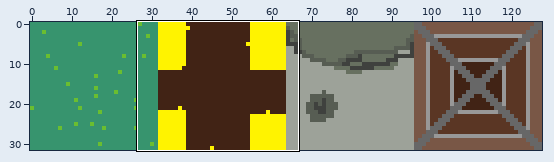
Sprite sheet: gfx/tilemap.png. The first picture is a wide view before the edit; the outline marks the close-up.
Close-up. Before the commit:
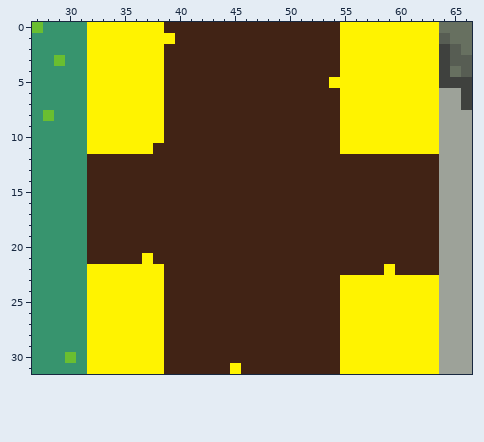
The file is 128x32 pixels. Shown: x 27..66, y 0..31.
Now the later version:
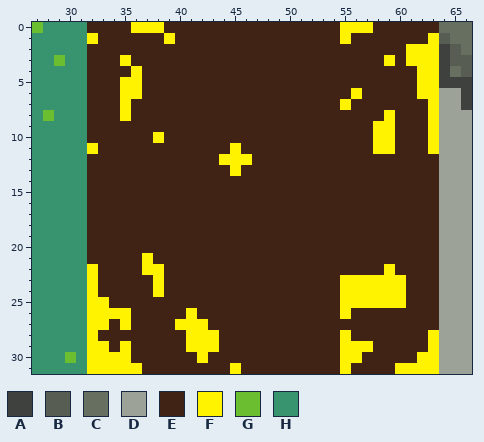
Palette (. is transparent): A #3f413e  B #575d53  C #677060  D #9da299  E #412315  F #fff300  G #6abe30  H #37946e
The edit:
The edit turns colour F into colour E in row 0 at x 32 to 35 and 58 to 63; in row 1 at x 33 to 38 and 56 to 62; in row 2 at x 32 to 38 and 55 to 60; in row 3 at x 32 to 34, 36 to 38, 55 to 58 and 60; in row 4 at x 32 to 35, 37 to 38 and 55 to 61; in row 5 at x 32 to 34, 37 to 38 and 54 to 61.
The edit turns colour F into colour E in row 6 at x 32 to 34, 37 to 38, 55 and 57 to 61; in row 7 at x 32 to 34, 36 to 38 and 56 to 62; in row 8 at x 32 to 34, 36 to 38, 55 to 58 and 60 to 62; in row 9 at x 32 to 38, 55 to 57 and 60 to 62; in row 10 at x 32 to 37, 55 to 57 and 60 to 62; in row 11 at x 33 to 37, 55 to 57 and 60 to 62.
The edit turns colour F into colour E in row 22 at x 33 to 36; in rows 23 to 24 at x 33 to 37 and 61 to 63; in row 25 at x 34 to 38 and 61 to 63; in row 26 at x 36 to 38 and 56 to 63; in row 27 at x 34, 36 to 38 and 55 to 63; in row 28 at x 33 to 38 and 56 to 62.
The edit turns colour F into colour E in row 29 at x 34, 36 to 38 and 58 to 62; in row 30 at x 36 to 38 and 57 to 61; in row 31 at x 37 to 38 and 56 to 59.
The edit turns colour E into colour F in row 11 at x 45; in row 12 at x 44 to 46; in row 13 at x 45; in row 26 at x 41; in row 27 at x 40 to 42; in rows 28 to 29 at x 41 to 43.
The edit turns colour E into colour F in row 30 at x 42.
